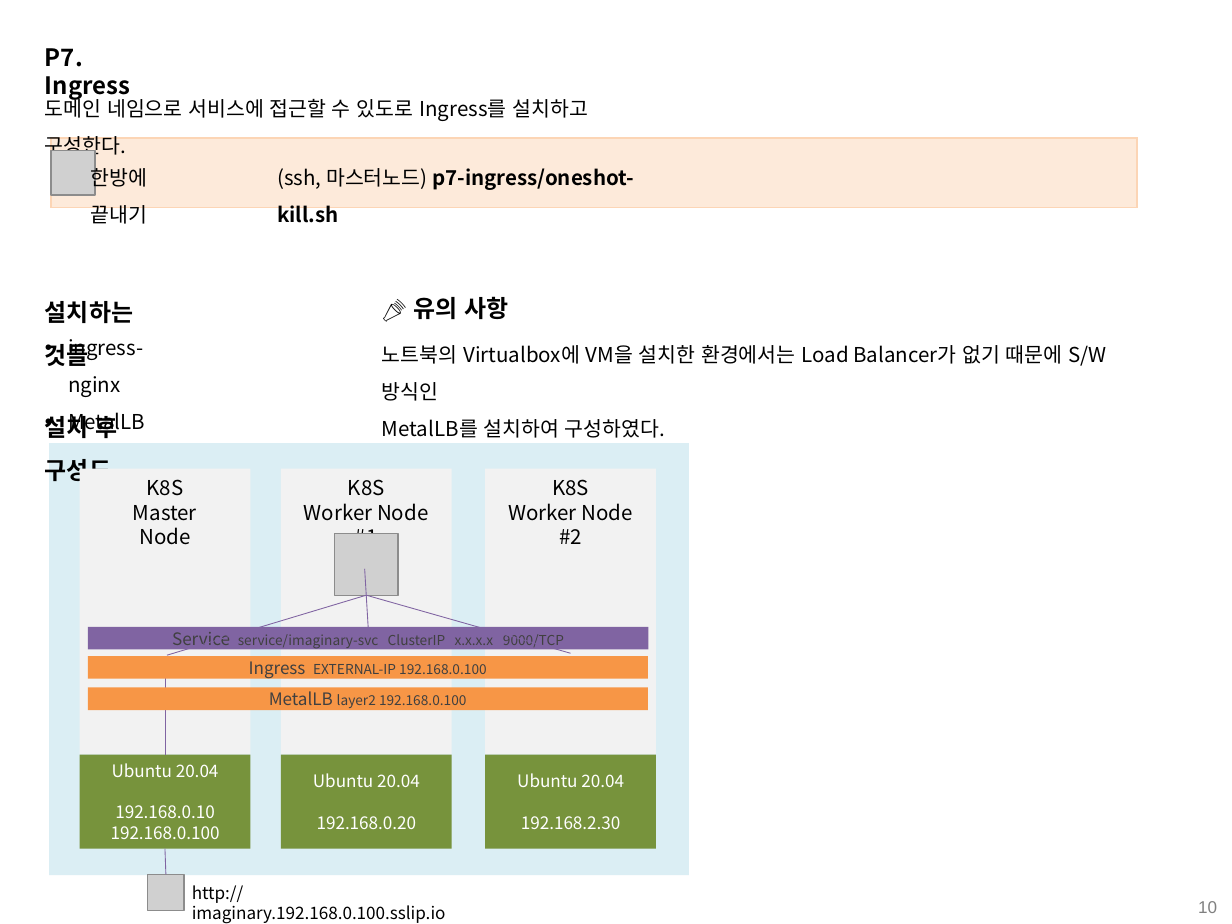
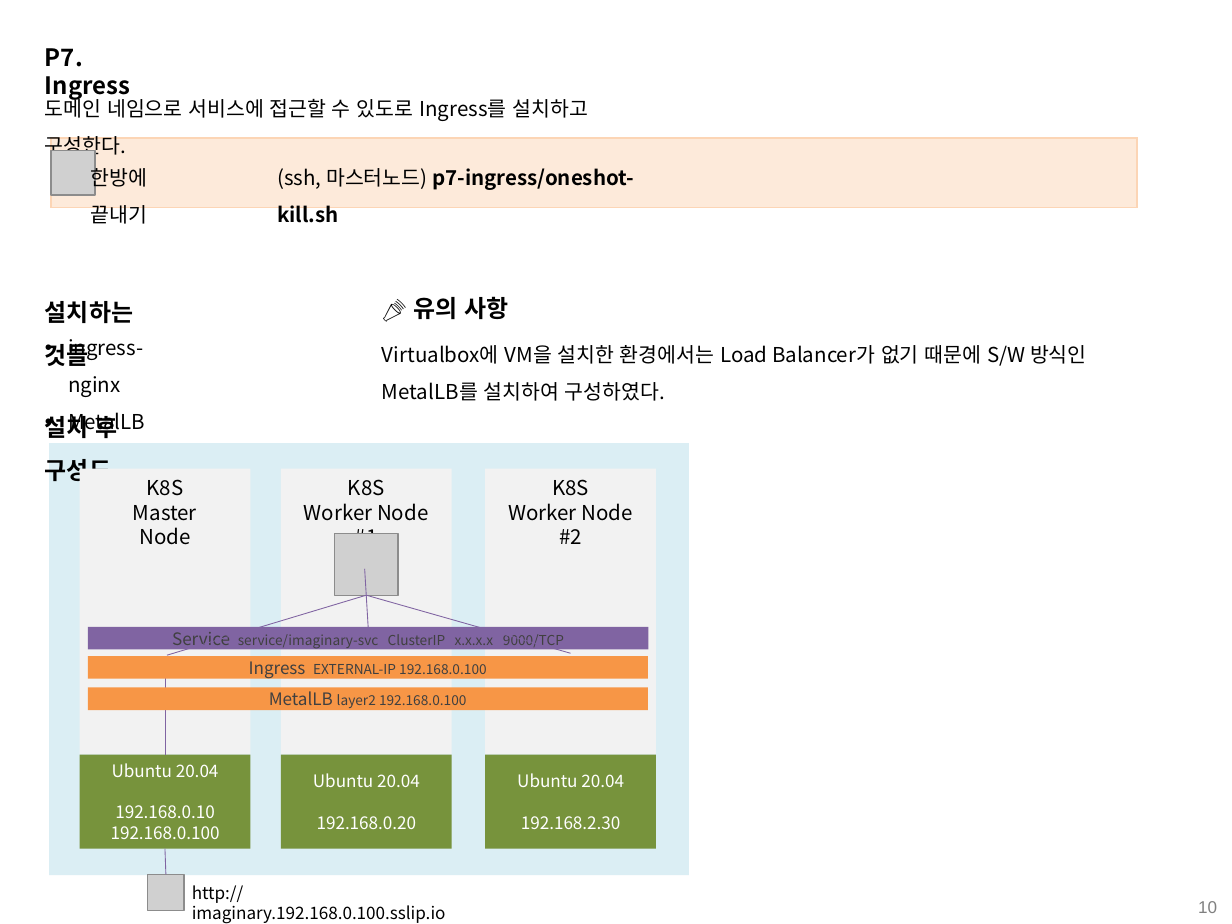
Before and after one commit to grollcake/k8s-practice, a slide deck: slide 10 of k8s practice.pptx. Drawn at 1232x924 pixels with LibreOffice and Linux fonts; fonts in the diff are those of the drawing; grey boxes stand for pictures. Boxes give left, top, right and bottom in pixels: in the first picture for what was removed or moved away, otherwise in the second. Text is boxed around its words. In the diff, an @@ line names an element or a change of style, - is before the commit and + after.

```diff
--- a/k8s practice.pptx
+++ b/k8s practice.pptx
@@ text at [382,345,1087,401]: text changed @@
-노트북의 Virtualbox에 VM을 설치한 환경에서는 Load Balancer가 없기 때문에 S/W 방식인
-MetalLB를 설치하여 구성하였다.
+Virtualbox에 VM을 설치한 환경에서는 Load Balancer가 없기 때문에 S/W 방식인
+MetalLB를 설치하여 구성하였다.
```
Also in this commit, not shown: 4 other slides changed.
